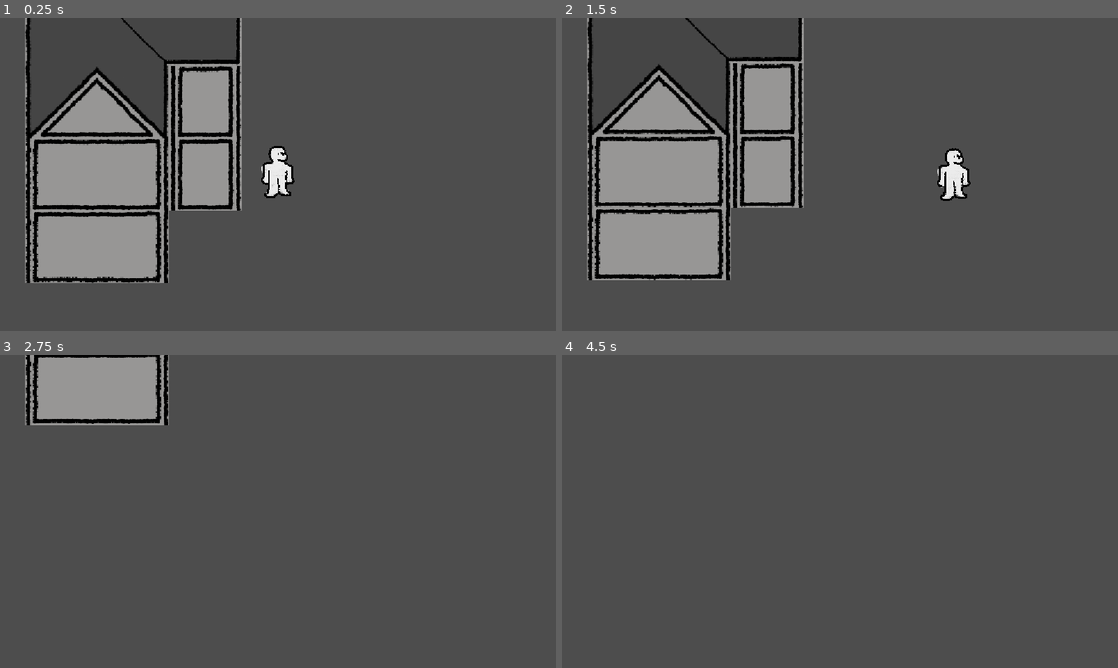
Above: before the commit, frames 1-4 (two rows, left to right).
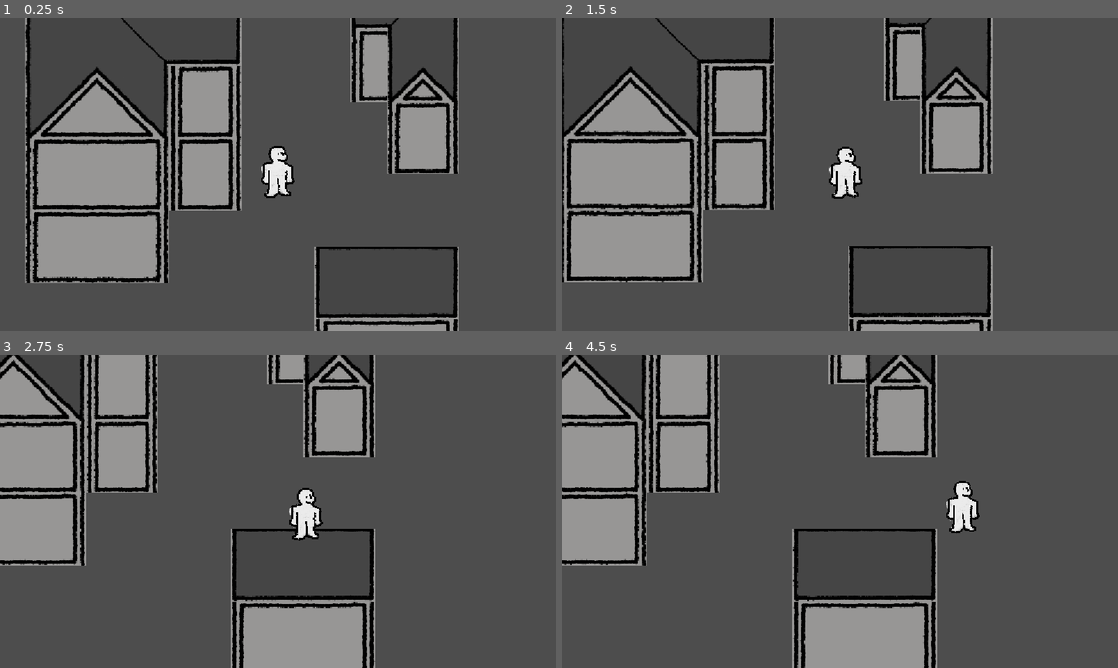
Above: after the commit, the same moments.

Repository: bobthefroog/ogpcpjlk
Game: Godot game, scene res://main.tscn
Same seed, same stepped clock (60 frames per second), same inputs: the game is played once before the commit and once after it.
Inputs:
- Up to frame 1 (0.25 s): no input
- Up to frame 2 (1.5 s): tap Enter at 0.5 s; hold D (right) 0.53-1.28 s; hold S (down) from 1.28 s (still down)
- Up to frame 3 (2.75 s): release S (down) at 2.03 s; hold D (right) from 2.03 s (still down)
- Up to frame 4 (4.5 s): release D (right) at 2.78 s; hold W (up) 2.78-3.53 s; hold A (left) from 3.53 s (still down)

The runs differ from the first frame. In frame 1, 7.6% of the frame differs, in the area x 56-83%, y 0-100%; in frame 2, 24%; in frame 3, 26%; in frame 4, 26%, in the area x 0-76%, y 0-100%.

Commit message:
fixedmovement

Diff:
--- a/main.tscn
+++ b/main.tscn
@@ -11,12 +11,12 @@
 
 [node name="Camera2D" type="Camera2D" parent="Player" unique_id=1346942780]
 zoom = Vector2(1.5, 1.5)
-limit_left = 0
+limit_left = -500
 limit_top = -1500
-limit_right = 0
+limit_right = 500
 limit_bottom = 1000
 limit_smoothed = true
 position_smoothing_enabled = true
-position_smoothing_speed = 10.0
+position_smoothing_speed = 8.0
 
 [node name="testarea" parent="." unique_id=450002822 instance=ExtResource("3_h2yge")]
--- a/player.gd
+++ b/player.gd
@@ -1,14 +1,15 @@
 extends CharacterBody2D
 
-var speed = 600
-var maxspeed = 600
+var speed = 2
+var maxspeed = 300
 
 func _process(delta: float) -> void:
-	var dir = Vector2(Input.get_axis("left", "right"),Input.get_axis("up", "down"))
+	var dir = Vector2(Input.get_axis("left", "right"),Input.get_axis("up", "down")).normalized()
 
-	if dir and velocity.x < maxspeed and velocity.x > (-1 * maxspeed) and velocity.y < maxspeed and velocity.y > (-1 * maxspeed):
-		velocity += dir * speed / 100
-	else:
-		velocity /= 1.005
+	velocity += dir*speed
+	velocity /= 1.005
+
+	#var target = dir*maxspeed
+	#velocity = velocity.move_toward(target, speed)
 
 	move_and_slide()
--- a/testarea.tscn
+++ b/testarea.tscn
@@ -100,4 +100,4 @@
 scale = Vector2(0.5, 0.5)
 tile_set = SubResource("TileSet_0cy10")
 format = 2
-layer_0/tile_data = PackedInt32Array(196604, 131072, 1, 1966 …(905 unchanged characters)…  0, 2, -2, 131072, 2, -131074, 131072, 2)
+layer_0/tile_data = PackedInt32Array(196604, 131072, 1, 1966 …(905 unchanged characters)…  0, 2, -2, 131072, 2, -131074, 131072, 2, -65533, 0, 1, -65532, 131072, 1, -131069, 0, 2, -131068, 131072, 2, -196605, 262144, 6, -327677, 458752, 1, -262141, 262144, 5, -327676, 655360, 2, -262140, 327680, 5, -196604, 327680, 6, -196606, 0, 1, -262142, 0, 2, -327678, 720896, 1, -393212, 327680, 4, -393213, 262144, 4, 131073, 720896, 0, 131074, 589824, 0, 131075, 589824, 0, 131076, 655360, 0, 196609, 720896, 3, 196612, 655360, 3, 196610, 589824, 3, 196611, 589824, 3, 262145, 0, 2, 262148, 131072, 2, 327681, 0, 1, 327684, 131072, 1, 327682, 65536, 1, 327683, 65536, 1, 262146, 65536, 2, 262147, 65536, 2)
